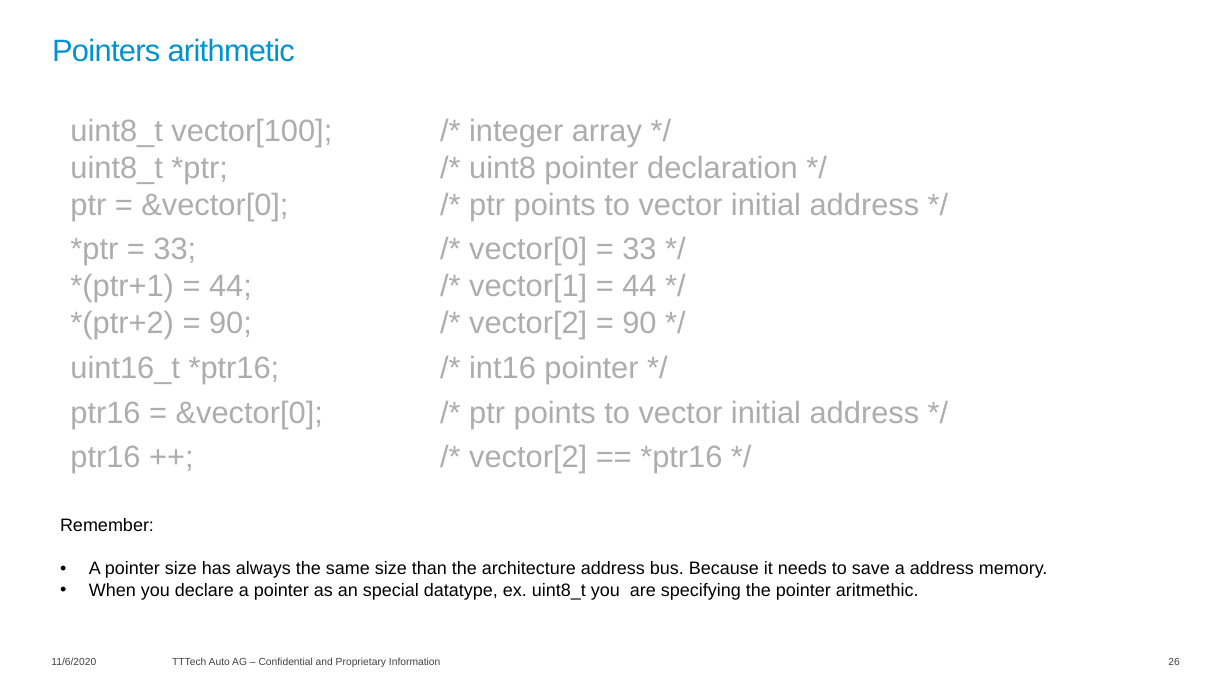
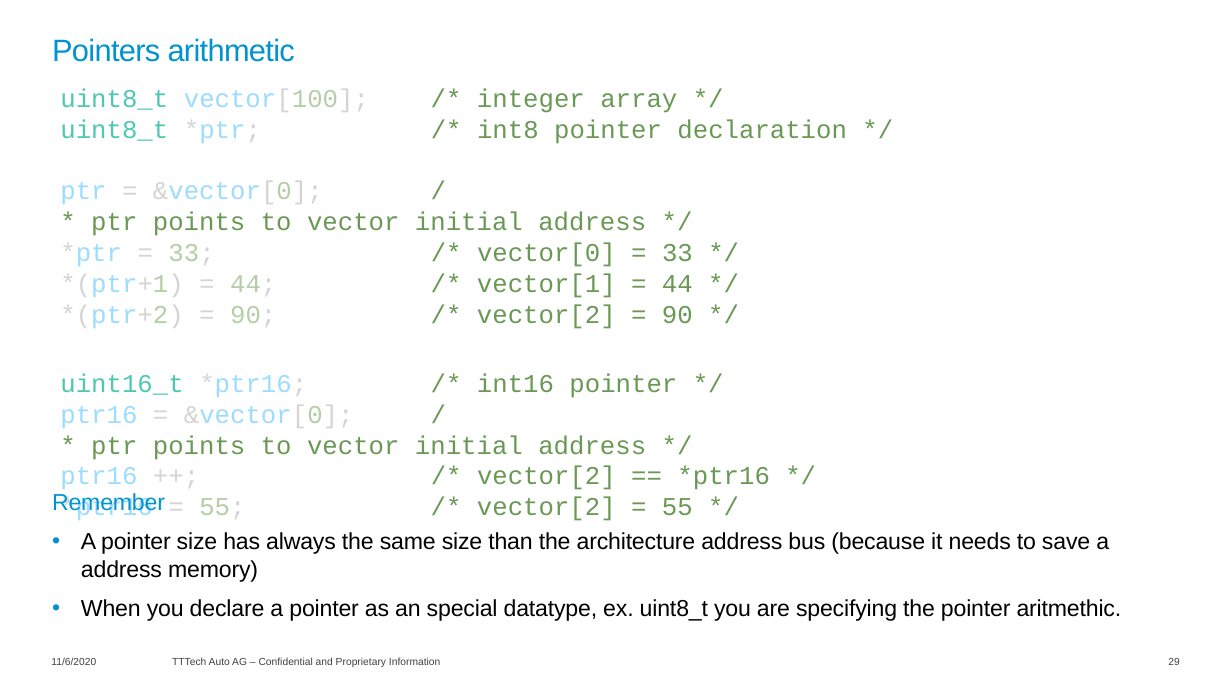
Before and after one commit to lucianotttech/C_Training, a slide deck: slide 29 of 01-Theory material/C_Training.pptx (slide 26 before the commit). Drawn at 1232x693 pixels with LibreOffice and Linux fonts; fonts in the diff are those of the drawing; background and template pictures are left out. Boxes give left, top, right and bottom in pixels: in the first picture for what was removed or moved away, otherwise in the second. Text is boxed around its words. In the diff, an @@ line names an element or a change of style, - is before the commit and + after.

Commit message:
Format the slides, improve example 17, and add new code files contained in the slides

```diff
--- a/01-Theory material/C_Training.pptx
+++ b/01-Theory material/C_Training.pptx
@@ text "uint8_t vector[100]; /* integer array ...": place and size @@
-text "uint8_t vector[100]; /* integer array ..." at [70,119,920,473]
+text "uint8_t vector[100]; /* integer array ..." at [60,88,847,521]
@@ text at [60,88,847,329]: text changed; size 24 to 20 pt; font Arial to Courier New; text colour #ADADAD to #6A9955 @@
-uint8_t vector[100]; /* integer array */
-uint8_t *ptr; /* uint8 pointer declaration */
-ptr = &vector[0]; /* ptr points to vector initial address */
-*ptr = 33; /* vector[0] = 33 */
-*(ptr+1) = 44; /* vector[1] = 44 */
-*(ptr+2) = 90; /* vector[2] = 90 */
+uint8_t vector[100]; /* integer array */
+uint8_t *ptr; /* int8 pointer declaration */
+ptr = &vector[0]; /* ptr points to vector initial address */
+*ptr = 33; /* vector[0] = 33 */
+*(ptr+1) = 44; /* vector[1] = 44 */
+*(ptr+2) = 90; /* vector[2] = 90 */
@@ text at [60,373,770,490]: size 24 to 20 pt, font Arial to Courier New in "uint16_t *ptr16; /* int16 pointer */", "ptr16 = &vector[0]; /* ptr points to ...", "ptr16 ++; /* vector[2] == *ptr16 */"; text colour #ADADAD to #4EC9B0 in "uint16_t"; text colour #ADADAD to #D4D4D4 in "*ptr16;", "= &vector[0];", "++;"; text colour #ADADAD to #9CDCFE in "*ptr16;", "ptr16 &vector[0];", "ptr16"; text colour #ADADAD to #6A9955 in "/* int16 pointer */", "/* ptr points to vector initial address ...", "/* vector[2] == *ptr16 */"; text colour #ADADAD to #B5CEA8 in "&vector[0];"; less space between paragraphs @@
@@ text at [52,493,1109,582]: text changed; size 14 to 18 pt @@
-Remember:
-• A pointer size has always the same size than the architecture address bus. Because it needs to save a address memory.
+Remember
+• A pointer size has always the same size than the architecture address bus (because it needs to save a address memory)
@@ text "Remember": place and size @@
-text "Remember" at [60,518,1048,600]
+text "Remember" at [52,493,1122,621]
@@ text at [60,496,693,521]: paragraph added @@
+*ptr16 = 55; /* vector[2] = 55 */
@@ text at [81,599,1122,621]: size 14 to 18 pt, letter spacing 0 to -0.1 pt in "When you declare a pointer as an ..."; more space between paragraphs @@
```
Also in this commit, not shown: 40 other slides changed, 5 slides added, 6 other files.
